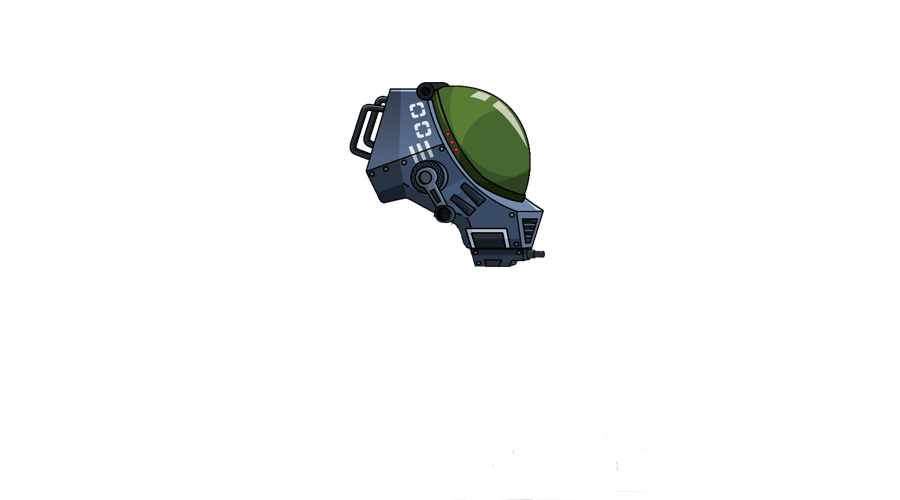
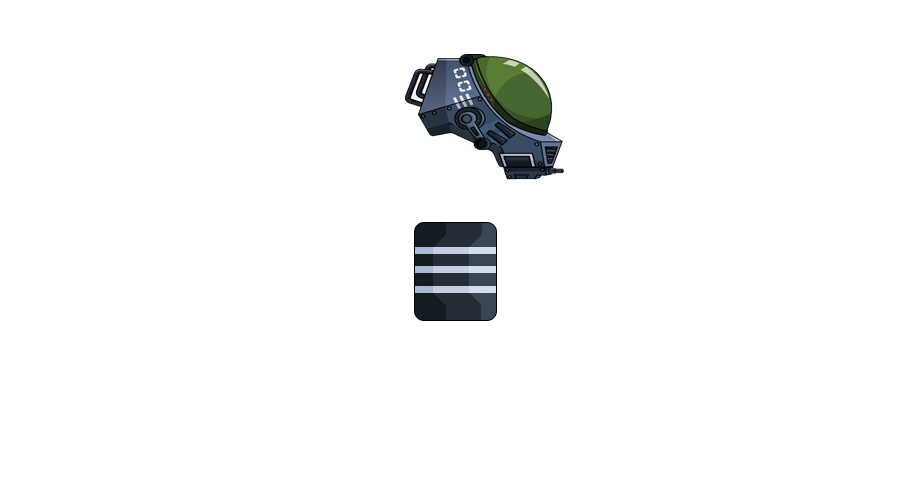
Layers edited between the first and the second 900×500 image:
removed layer "Capa 0 copia" over [349, 82, 666, 500]
added layer "Rectángulo redondeado 1 copia" above "Rectángulo redondeado 1" over [414, 222, 497, 321]
added layer "Fondo copia" above "Fondo" over [405, 54, 564, 180]
